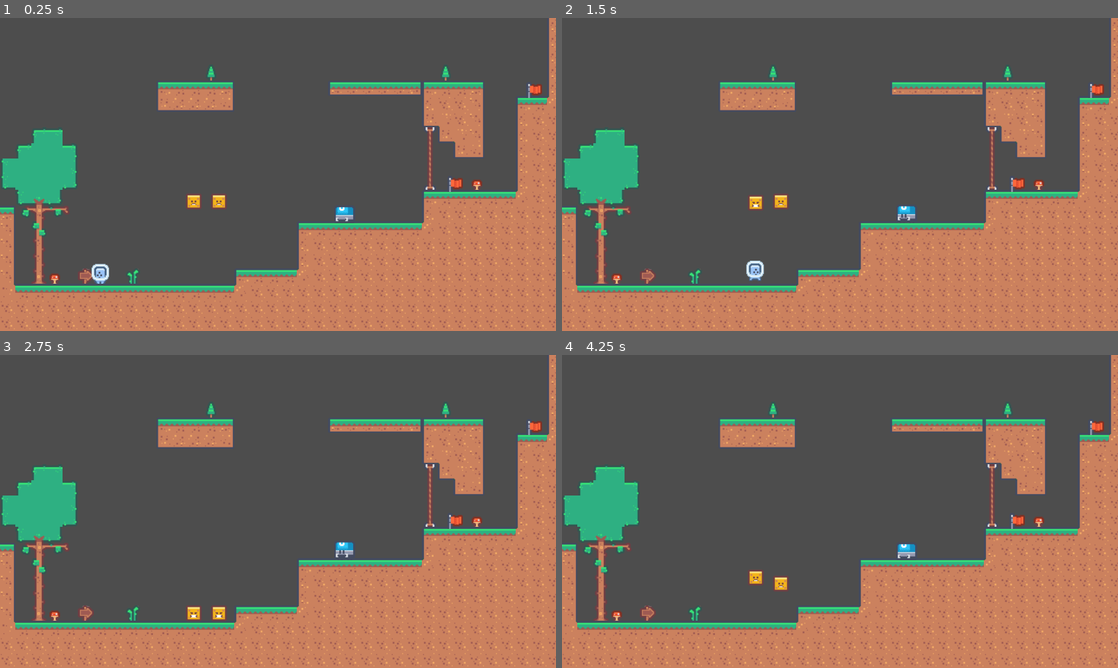
Above: before the commit, frames 1-4 (two rows, left to right).
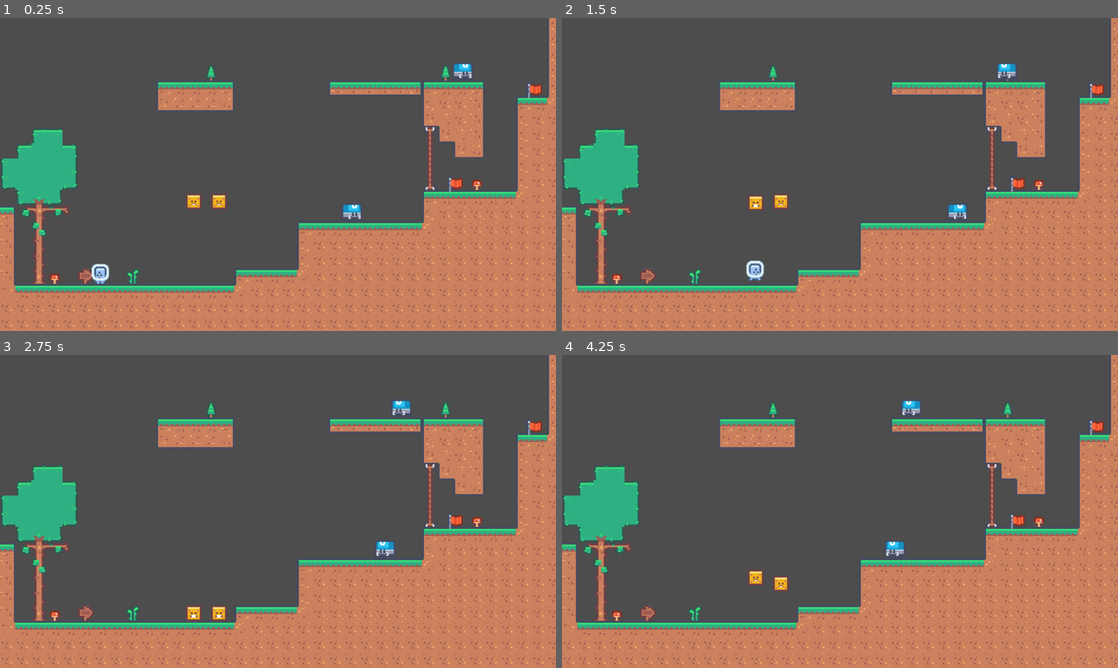
Above: after the commit, the same moments.

Repository: Ranpu123/JumpQuest
Game: Godot game, scene res://Wold0.tscn
The game is run twice, just before and just after one commit, with the same random seed, the same clock (stepped at 60 frames per second) and the same inputs.
Inputs:
- Up to frame 1 (0.25 s): no input
- Up to frame 2 (1.5 s): hold Right (move_right) from 0.53 s (still down); tap Up (move_jump) at 0.77 s
- Up to frame 3 (2.75 s): tap Up (move_jump) at 1.52 s; release Right (move_right) at 2.03 s; hold Left (move_left) from 2.03 s (still down)
- Up to frame 4 (4.25 s): release Left (move_left) at 2.78 s; hold Right (move_right) from 2.78 s (still down); tap Up (move_jump) at 3.02, 3.77 s

The runs differ from the first frame. In frame 1, 0.3% of the frame differs, in the area x 60-85%, y 14-65%; in frame 2, 0.4%; in frame 3, 0.4%, in the area x 60-74%, y 14-65%; in frame 4, 0.4%.

Commit message:
Fixed the Enemy 1 code

Diff:
--- a/Camera.gd
+++ b/Camera.gd
@@ -1,21 +1,18 @@
 extends Camera2D
 
-const RANDOM_SHAKE_STRENGHT = 10.0
+const RANDOM_SHAKE_STRENGHT = 8.0
 const SHAKE_DECAY_RATE = 20.0
 
 var shake_strength = 0.0
 
-@onready var shake = false
 @onready var rand = RandomNumberGenerator.new()
 
 func _on_collision():
-	shake = true
 	shake_strength = RANDOM_SHAKE_STRENGHT
 
 func _physics_process(delta):
-	if shake:
-		shake_strength = move_toward(shake_strength, 0, SHAKE_DECAY_RATE * delta)
-		offset = _get_offset()
+	shake_strength = move_toward(shake_strength, 0, SHAKE_DECAY_RATE * delta)
+	offset = _get_offset()
 
 func _get_offset() -> Vector2:
 	return Vector2(
--- /dev/null
+++ b/Enemy/Andar.gd
@@ -0,0 +1,25 @@
+class_name AndarEnemy
+extends State
+
+@export var down_cast: RayCast2D
+@export var animator: AnimatedSprite2D
+@export var actor: Enemy1
+
+signal next_border
+
+func _ready():
+	set_physics_process(false)
+
+func _enter_state():
+	set_physics_process(true)
+	animator.play("walk")
+
+func _exit_state():
+	set_physics_process(false)
+
+func _physics_process(delta):
+	if not down_cast.is_colliding() or actor.is_on_wall():
+		next_border.emit()
+
+	actor.velocity.x = actor.dir * actor.MAX_SPEED
+	actor.move_and_slide()
--- /dev/null
+++ b/Enemy/Virar.gd
@@ -0,0 +1,19 @@
+class_name VirarEnemy
+extends State
+
+@export var animator: AnimatedSprite2D
+@export var actor: Enemy1
+@export var down_cast: RayCast2D
+
+signal turned
+
+func _ready():
+	set_physics_process(false)
+
+func _enter_state():
+	actor.dir *= -1
+	down_cast.position.x *= -1
+	animator.flip_h = true if actor.dir == 1 else false
+
+
+	turned.emit()
--- a/Mob.gd
+++ b/Mob.gd
@@ -1,11 +1,15 @@
-extends RigidBody2D
+class_name Enemy1
+extends CharacterBody2D
 
+const MAX_SPEED = 80.0
+const SPEED = 50.0
 
-# Called when the node enters the scene tree for the first time.
+var dir = 1
+
+@onready var fsm = $FiniteStateMachine
+@onready var andar = $FiniteStateMachine/AndarEnemy
+@onready var virar = $FiniteStateMachine/VirarEnemy
+
 func _ready():
-	$AnimatedSprite2D.play()
-
-
-# Called every frame. 'delta' is the elapsed time since the previous frame.
-func _process(delta):
-	pass
+	andar.next_border.connect(fsm.change_state.bind(virar))
+	virar.turned.connect(fsm.change_state.bind(andar))
--- a/Mob.tscn
+++ b/Mob.tscn
@@ -1,16 +1,15 @@
-[gd_scene load_steps=7 format=3 uid="uid://ba4nelkrgqugj"]
+[gd_scene load_steps=9 format=3 uid="uid://ba4nelkrgqugj"]
 
 [ext_resource type="Script" path="res://Mob.gd" id="1_t4v2h"]
-[ext_resource type="Texture2D" uid="uid://djiya2u0ehjpv" path="res://Assets/Mob/Walking (0).png" id="2_nqisa"]
+[ext_resource type="Script" path="res://finite_state_machine.gd" id="3_ds0lm"]
 [ext_resource type="Texture2D" uid="uid://ugv7p0smipyh" path="res://Assets/Mob/Walking (1).png" id="3_e0x7t"]
+[ext_resource type="Script" path="res://Enemy/Andar.gd" id="4_6bc8v"]
 [ext_resource type="Texture2D" uid="uid://c12jnwb0yco1" path="res://Assets/Mob/Walking (2).png" id="4_cvvys"]
+[ext_resource type="Script" path="res://Enemy/Virar.gd" id="6_5nav1"]
 
 [sub_resource type="SpriteFrames" id="SpriteFrames_2u34u"]
 animations = [{
 "frames": [{
-"duration": 1.0,
-"texture": ExtResource("2_nqisa")
-}, {
 "duration": 1.0,
 "texture": ExtResource("3_e0x7t")
 }, {
@@ -23,18 +22,38 @@
 }]
 
 [sub_resource type="RectangleShape2D" id="RectangleShape2D_8q7ec"]
-size = Vector2(41, 34)
+size = Vector2(48, 42)
 
-[node name="Mob" type="RigidBody2D" groups=["enemy"]]
-position = Vector2(247, 267)
+[node name="CharacterBody2D" type="CharacterBody2D" groups=["enemy"]]
+floor_constant_speed = true
 script = ExtResource("1_t4v2h")
-metadata/_edit_group_ = true
 
 [node name="AnimatedSprite2D" type="AnimatedSprite2D" parent="."]
 scale = Vector2(2, 2)
 sprite_frames = SubResource("SpriteFrames_2u34u")
 animation = &"walk"
+frame_progress = 0.232509
+flip_h = true
 
 [node name="CollisionShape2D" type="CollisionShape2D" parent="."]
-position = Vector2(-0.5, 4)
+position = Vector2(0, 3)
 shape = SubResource("RectangleShape2D_8q7ec")
+
+[node name="FiniteStateMachine" type="Node" parent="." node_paths=PackedStringArray("state")]
+script = ExtResource("3_ds0lm")
+state = NodePath("AndarEnemy")
+
+[node name="AndarEnemy" type="Node" parent="FiniteStateMachine" node_paths=PackedStringArray("down_cast", "animator", "actor")]
+script = ExtResource("4_6bc8v")
+down_cast = NodePath("../../RayCast2D")
+animator = NodePath("../../AnimatedSprite2D")
+actor = NodePath("../..")
+
+[node name="VirarEnemy" type="Node" parent="FiniteStateMachine" node_paths=PackedStringArray("animator", "actor", "down_cast")]
+script = ExtResource("6_5nav1")
+animator = NodePath("../../AnimatedSprite2D")
+actor = NodePath("../..")
+down_cast = NodePath("../../RayCast2D")
+
+[node name="RayCast2D" type="RayCast2D" parent="."]
+position = Vector2(22, 0)
--- a/Player.gd
+++ b/Player.gd
@@ -103,6 +103,7 @@
 	if body.is_in_group("enemy") or body.is_in_group("spikes"):
 		$DeathSound.play()
 		velocity = Vector2.ZERO
+		position = Vector2(999,999)
 		Global.lives -= 1
 		died = true
 		$CollisionShape2D.disabled = true
--- a/Wold0.tscn
+++ b/Wold0.tscn
@@ -647,3 +647,6 @@
 [node name="Enemy3" parent="." instance=ExtResource("5_17fy7")]
 position = Vector2(446, 422)
 scale = Vector2(2, 2)
+
+[node name="Mob2" parent="." instance=ExtResource("3_hco1d")]
+position = Vector2(1048, 120)
--- a/project.godot
+++ b/project.godot
@@ -44,5 +44,6 @@
 move_jump={
 "deadzone": 0.5,
 "events": [Object(InputEventKey,"resource_local_to_scene":false,"resource_name":"","device":0,"window_id":0,"alt_presse …(181 unchanged characters)…
+, Object(InputEventKey,"resource_local_to_scene":false,"resource_name":"","device":0,"window_id":0,"alt_pressed":false,"shift_pressed":false,"ctrl_pressed":false,"meta_pressed":false,"pressed":false,"keycode":0,"physical_keycode":32,"key_label":0,"unicode":0,"echo":false,"script":null)
 ]
 }
